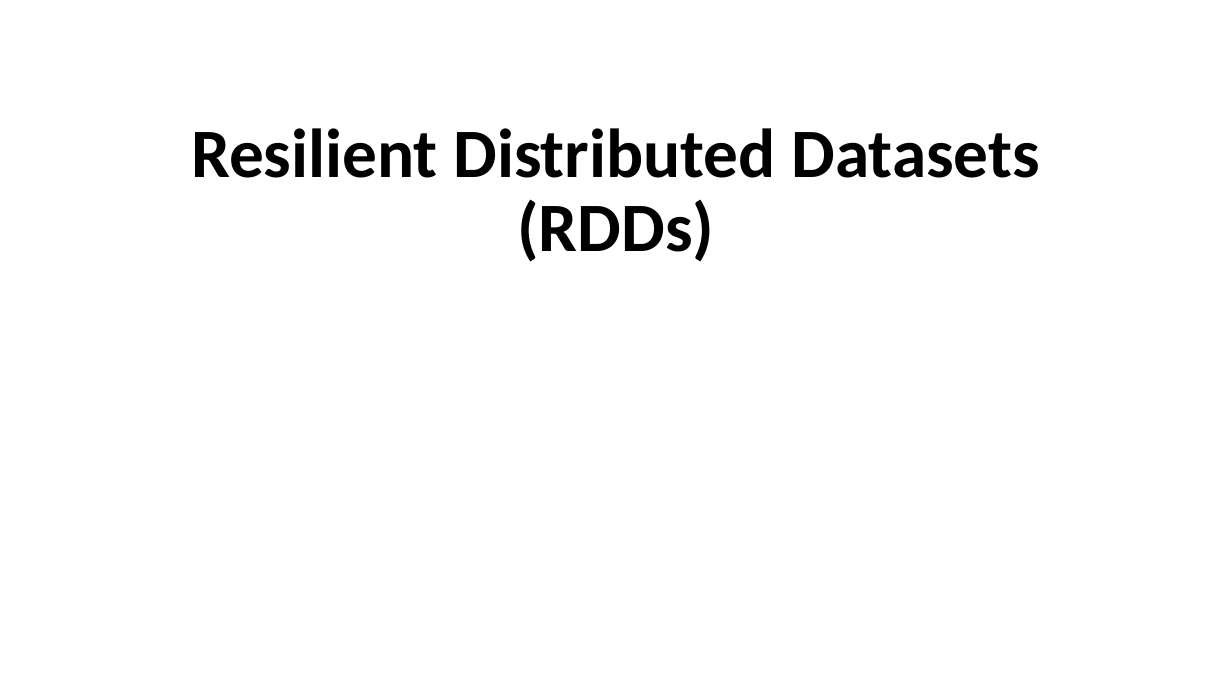
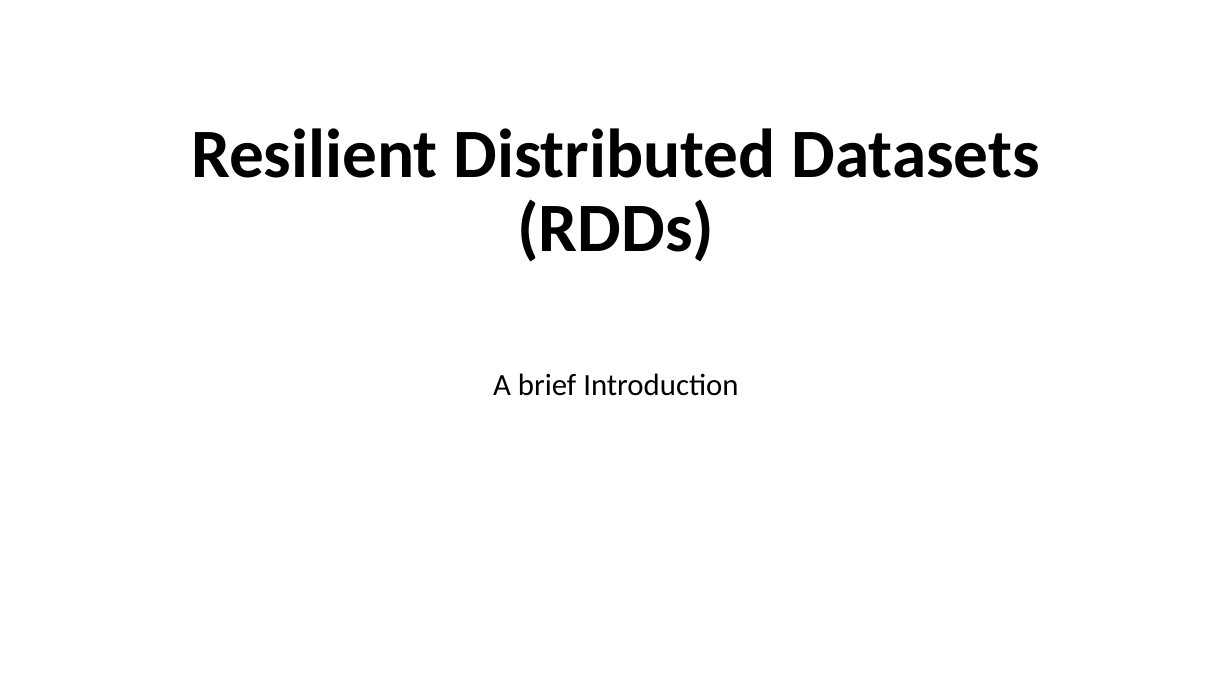
Before and after one commit to marilynwaldman/course, a slide deck: slide 1 of spark/03-RDDs/01-BasicRdds.pptx. Drawn at 1232x693 pixels with LibreOffice and Linux fonts; fonts in the diff are those of the drawing. Boxes give left, top, right and bottom in pixels: in the first picture for what was removed or moved away, otherwise in the second. Text is boxed around its words. In the diff, an @@ line names an element or a change of style, - is before the commit and + after.

```diff
--- a/spark/03-RDDs/01-BasicRdds.pptx
+++ b/spark/03-RDDs/01-BasicRdds.pptx
@@ subtitle added at (493,373,738,396), 24 pt, text #000000 @@
+A brief Introduction
```
Also in this commit, not shown: 6 other slides changed, 3 other files.
